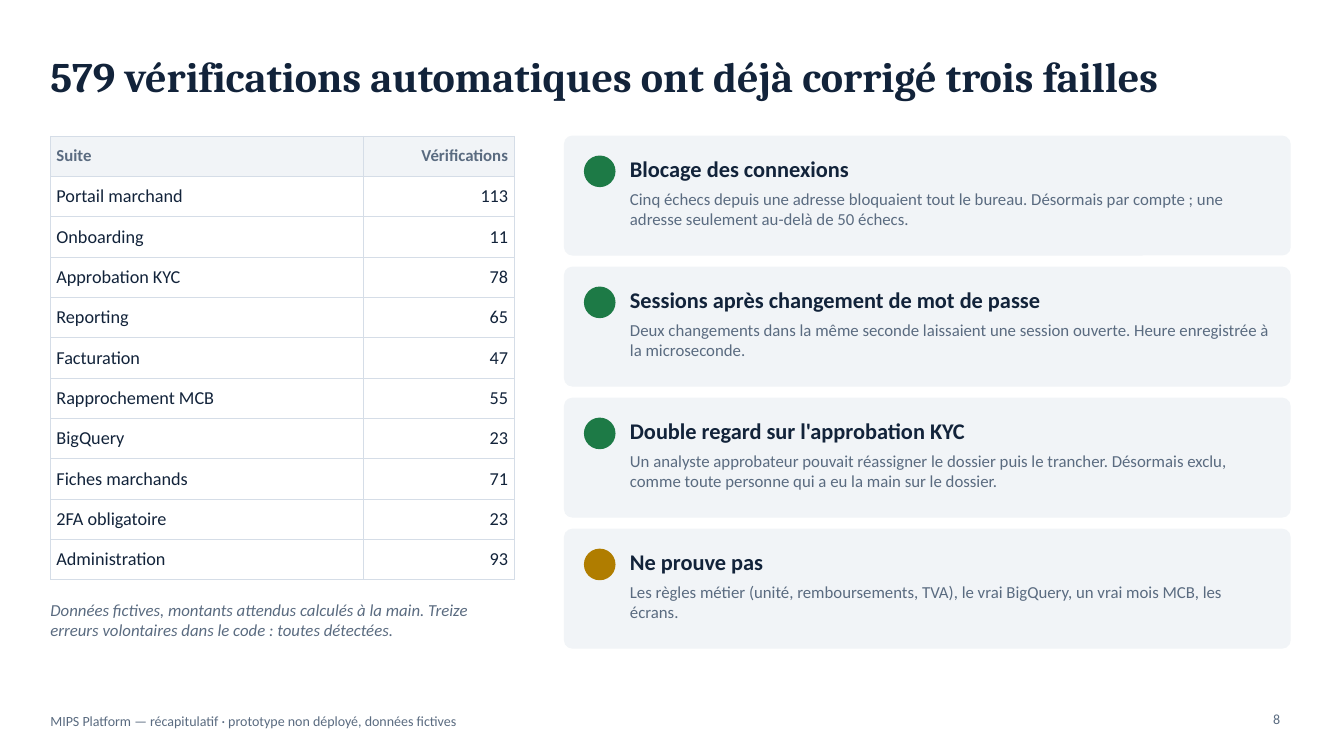
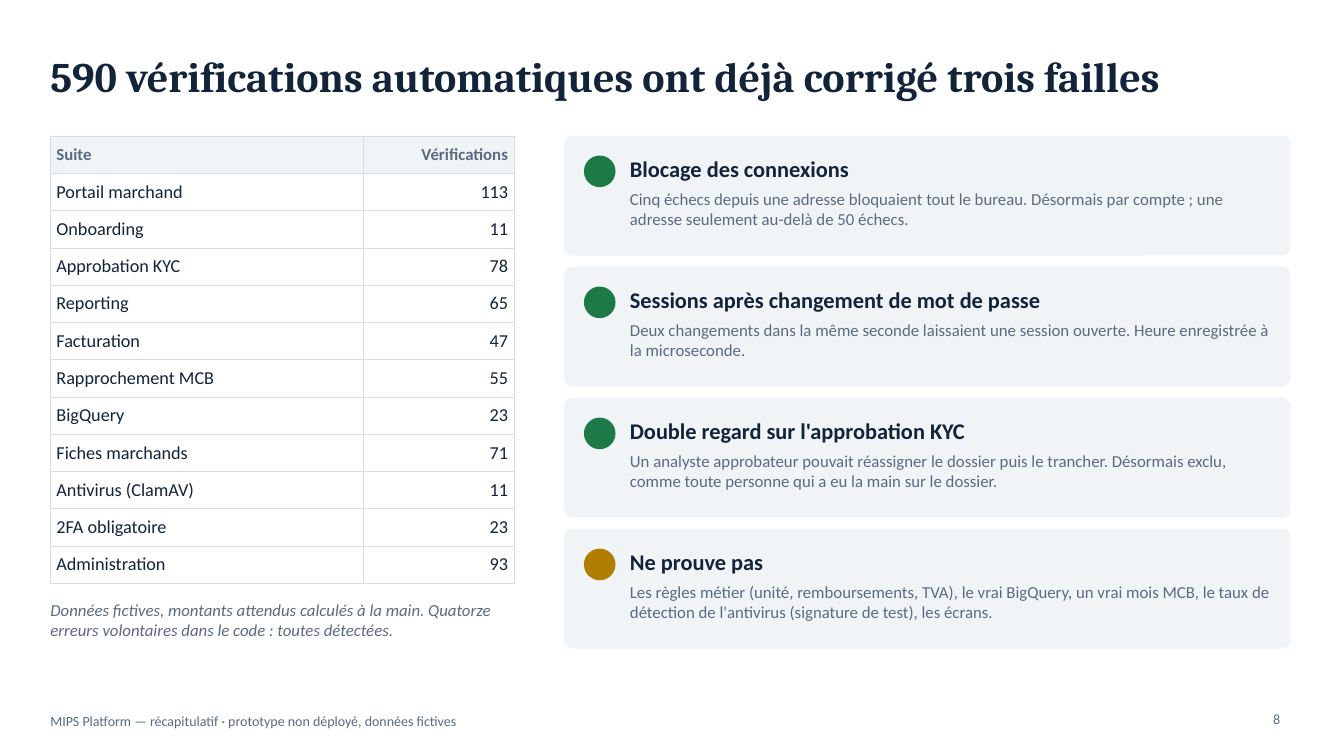
Before and after one commit to fmassonmips/mips-platform, a slide deck: slide 8 of outputs/recap/MIPS-recapitulatif.pptx. Drawn at 1344x756 pixels with LibreOffice and Linux fonts; fonts in the diff are those of the drawing. Boxes give left, top, right and bottom in pixels: in the first picture for what was removed or moved away, otherwise in the second. Text is boxed around its words. In the diff, an @@ line names an element or a change of style, - is before the commit and + after.

```diff
--- a/outputs/recap/MIPS-recapitulatif.pptx
+++ b/outputs/recap/MIPS-recapitulatif.pptx
@@ title at [50, 62, 1159, 102]: text changed @@
-579 vérifications automatiques ont déjà corrigé trois failles
+590 vérifications automatiques ont déjà corrigé trois failles
@@ table at [50, 136, 514, 574] @@
+row 10: Antivirus (ClamAV) | 11
@@ text at [630, 586, 1269, 621]: text changed @@
-Les règles métier (unité, remboursements, TVA), le vrai BigQuery, un vrai mois MCB, les écrans.
+Les règles métier (unité, remboursements, TVA), le vrai BigQuery, un vrai mois MCB, le taux de détection de l'antivirus (signature de test), les écrans.
@@ text at [50, 604, 491, 636]: text changed @@
-Données fictives, montants attendus calculés à la main. Treize erreurs volontaires dans le code : toutes détectées.
+Données fictives, montants attendus calculés à la main. Quatorze erreurs volontaires dans le code : toutes détectées.
```
Also in this commit, not shown: 1 other slide changed, 1 other file.
